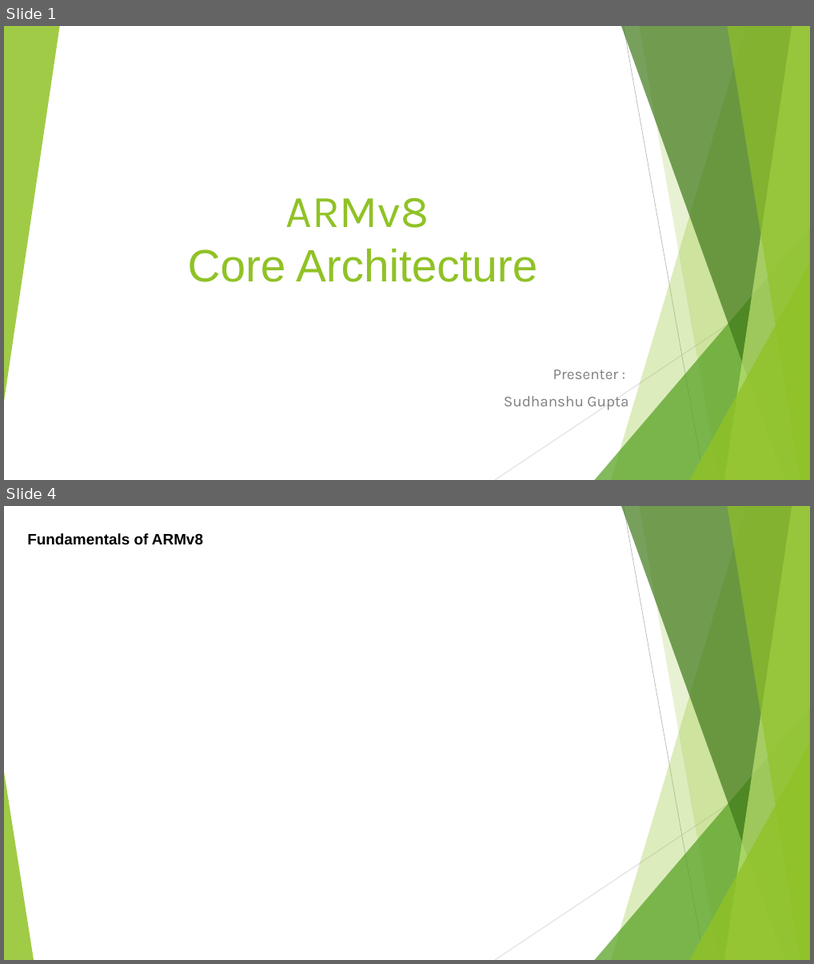
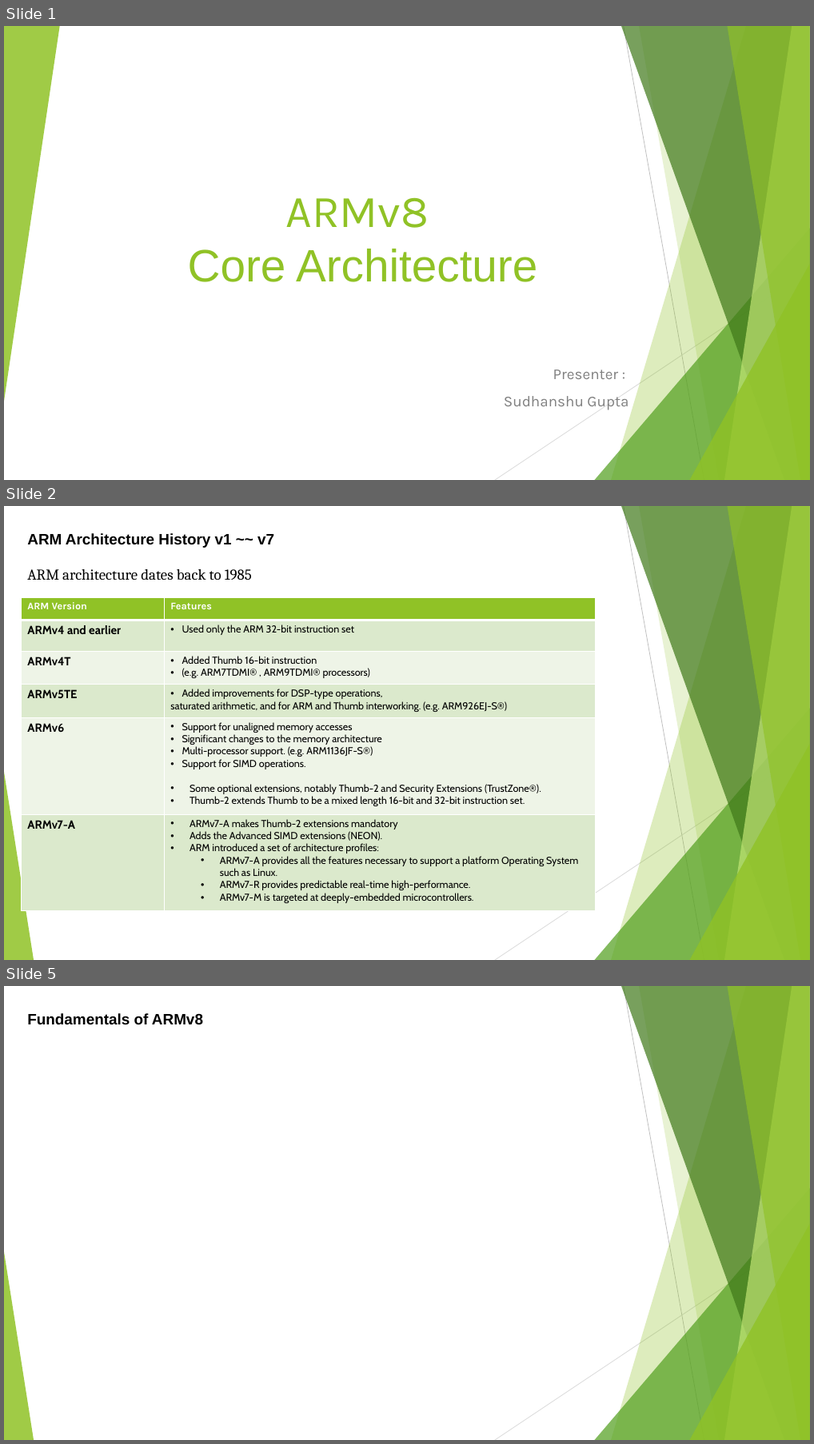
Before and after one commit to softwaresunleashed/ebook_writing, a slide deck: Presentations/ARM_PPTs/Ch2_ARMv8_Architecture.pptx. Shown one above the other, each under a label of ours: slides 1 and 4 before the commit, slides 1, 2 and 5 after it; the slides between them are not shown. The pictures are 814x964 and 814x1444 pixels, drawn with LibreOffice and Linux fonts; fonts in the diff are those of the drawing. Boxes give left, top, right and bottom in pixels: in the first picture for what was removed or moved away, otherwise in the second. Text is boxed around its words. In the diff, an @@ line names an element or a change of style, - is before the commit and + after.

```diff
--- a/Presentations/ARM_PPTs/Ch2_ARMv8_Architecture.pptx
+++ b/Presentations/ARM_PPTs/Ch2_ARMv8_Architecture.pptx
@@ slide 2 added at [4, 506, 810, 960], background #FFFFFF; not listed: 10 template elements that a slide beside it also shows @@
@@ text added at [27, 533, 274, 548], 18 pt, text #000000, bold @@
+ARM Architecture History v1 ~~ v7
@@ text added at [27, 569, 252, 580], 18 pt, text #000000 @@
+ARM architecture dates back to 1985
@@ table added at [22, 597, 596, 911], 6 rows, 2 columns @@
+ARM Version | Features
+ARMv4 and earlier | Used only the ARM 32-bit instruction set
+ARMv4T | Added Thumb 16-bit instruction / (e.g. ARM7TDMI® , ARM9TDMI® processors)
+ARMv5TE | Added improvements for DSP-type operations, / saturated arithmetic, and for ARM and Thumb interworking. (e.g. ARM926EJ-S®)
+ARMv6 | Support for unaligned memory accesses / Significant changes to the memory architecture / Multi-processor support. (e.g. ARM1136JF-S®) / Support for SIMD operations. / Some optional extensions, notably Thumb-2 and Security Extensions (TrustZone®). / Thumb-2 extends Thumb to be a mixed length 16-bit and 32-bit instruction set.
+ARMv7-A | ARMv7-A makes Thumb-2 extensions mandatory / Adds the Advanced SIMD extensions (NEON). / ARM introduced a set of architecture profiles: / ARMv7-A provides all the features necessary to support a platform Operating System such as Linux. / ARMv7-R provides predictable real-time high-performance. / ARMv7-M is targeted at deeply-embedded microcontrollers.
@@ what was slide 4 is now slide 5 @@
```
Also in this commit, not shown: 1 slide changed, 1 other slide added, 1 slide removed, 2 other files.
